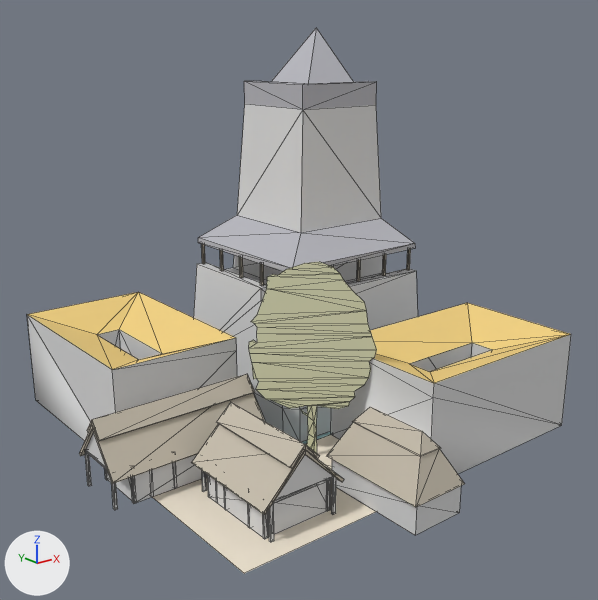
The OBJ model assets/stl_export/2c21.obj as it was, and as the next commit left it.
The view is the same before and after, from a 50 mm camera at (-37.4, -48.0, 28.4) aimed at (-1.4, -2.9, 10.4). Arrows for +X, +Y and +Z are at lower left; the lights stay in place. The picture after the commit comes second. Mesh edges are drawn as thin lines. Where no turn or scale is listed for an object, it has been applied to the vertices. Vertices at exactly the same position are counted once.

The older version as bpy lines, for what is in view:
```python
mat_castleroof = principled_material('castleRoof')
mat_castleroof.base_color = (0.471, 0.471, 0.51)  # grey #b7b7bd
mat_castleroof.roughness = 1.0
mat_cortyard = principled_material('cortyard')
mat_cortyard.base_color = (0.878, 0.792, 0.651)  # pale yellow #f1e6d3
mat_cortyard.roughness = 1.0
mat_material = principled_material('Material')
mat_material.base_color = (0.878, 0.639, 0.224)  # yellow #f1d182
mat_material.roughness = 1.0
mat_straw = principled_material('straw')
mat_straw.base_color = (0.569, 0.514, 0.42)  # light grey #c7bead
mat_straw.roughness = 1.0
me_2c21 = bpy.data.meshes.new('2c21')
me_2c21.from_pydata(...)  # 598 vertices, 917 faces; spans x -17.8..15.0, y -18.5..15.0, z -3.0..29.6
# faces by material slot: [2, 581, 34, 206, 68, 8, 18]
me_2c21.materials.append(mat_water)  # greyish cyan #88afb1
me_2c21.materials.append(mat_default)  # light grey #dadada
me_2c21.materials.append(mat_castleroof)  # grey #b7b7bd
me_2c21.materials.append(mat_straw)  # light grey #c7bead
me_2c21.materials.append(mat_w)  # beige #e2e2bc
me_2c21.materials.append(mat_cortyard)  # pale yellow #f1e6d3
me_2c21.materials.append(mat_material)  # yellow #f1d182
ob_2c21 = bpy.data.objects.new('2c21', me_2c21)
ob_2c21.location = (0.0, 0.0, 0.0)
```
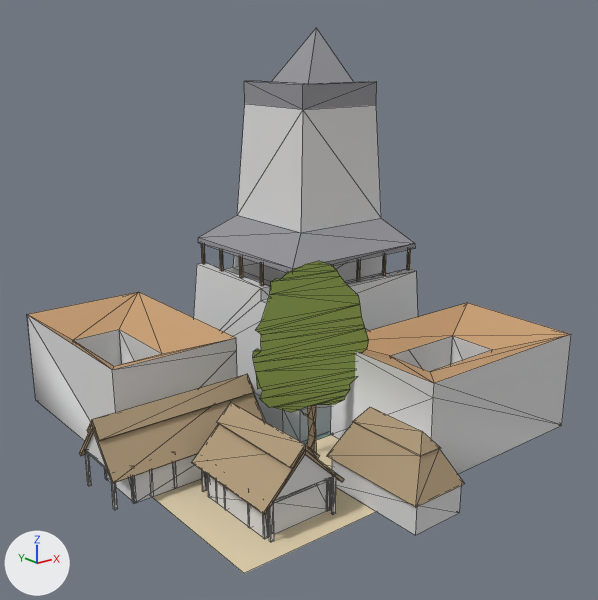
Edits to the bpy script that builds the scene:
```text
Change mat_castleroof:
    mat_castleroof.base_color: (0.471, 0.471, 0.51) -> (0.294, 0.294, 0.318)  # grey #b7b7bd -> grey #949499
Change mat_straw:
    mat_straw.base_color: (0.569, 0.514, 0.42) -> (0.447, 0.333, 0.204)  # light grey #c7bead -> beige #b29c7d
Change mat_cortyard:
    mat_cortyard.base_color: (0.878, 0.792, 0.651) -> (0.757, 0.639, 0.427)  # pale yellow #f1e6d3 -> beige #e2d1af
Change mat_material:
    mat_material.base_color: (0.878, 0.639, 0.224) -> (0.577, 0.349, 0.176)  # yellow #f1d182 -> brown #c89f74
Add mat_tree:
    mat_tree = principled_material('tree')
    mat_tree.base_color = (0.294, 0.4, 0.0902)  # green #94aa55
    mat_tree.roughness = 1.0
Change me_2c21:
    where me_2c21.from_pydata(...)  # 598 vertices, 917 faces; spans x -17.8..15.0, y -18.5..15.0, z -3.0..29.6
    used by ob_2c21; location = (0.0, 0.0, 0.0)
    me_2c21 part 1: 77 of 598 vertices moved; they spanned x -11.0..11.0, y -9.5..11.0, z 0.0..14.4 and now span x -13.0..11.0, y -7.8..11.0, z 0.0..14.4; mean shift (-0.2, 0.0, 0.0); largest move (-3.6, -6.5, 0.0) -> (-1.3, -7.2, 13.1)
    me_2c21 part 2: 5 faces spanning x -4.1..-3.1, y -6.8..-6.5, z 0.0..3.9 switch from mat_w (beige #e2e2bc) to mat_straw (beige #b29c7d)
    me_2c21 part 3: 21 faces spanning x -7.5..1.0, y -7.8..-5.6, z 3.7..14.4 switch from mat_w (beige #e2e2bc) to mat_tree (green #94aa55)
```

Where the change shows, as pixel boxes [x1, y1, x2, y2] in the pictures (598 x 600 px; the box of a moved part takes in the faces that stretch with it):
'2c21', recoloured, reshaped (grey to brown): [27, 28, 571, 574] in both
part 1 of me_2c21, moved or reshaped: before [27, 274, 570, 453]; after [27, 264, 570, 453]
part 2 of me_2c21, recoloured: before [256, 389, 353, 409]; after [302, 412, 315, 451]
part 3 of me_2c21, recoloured: before [250, 262, 377, 449]; after [254, 261, 369, 412]
